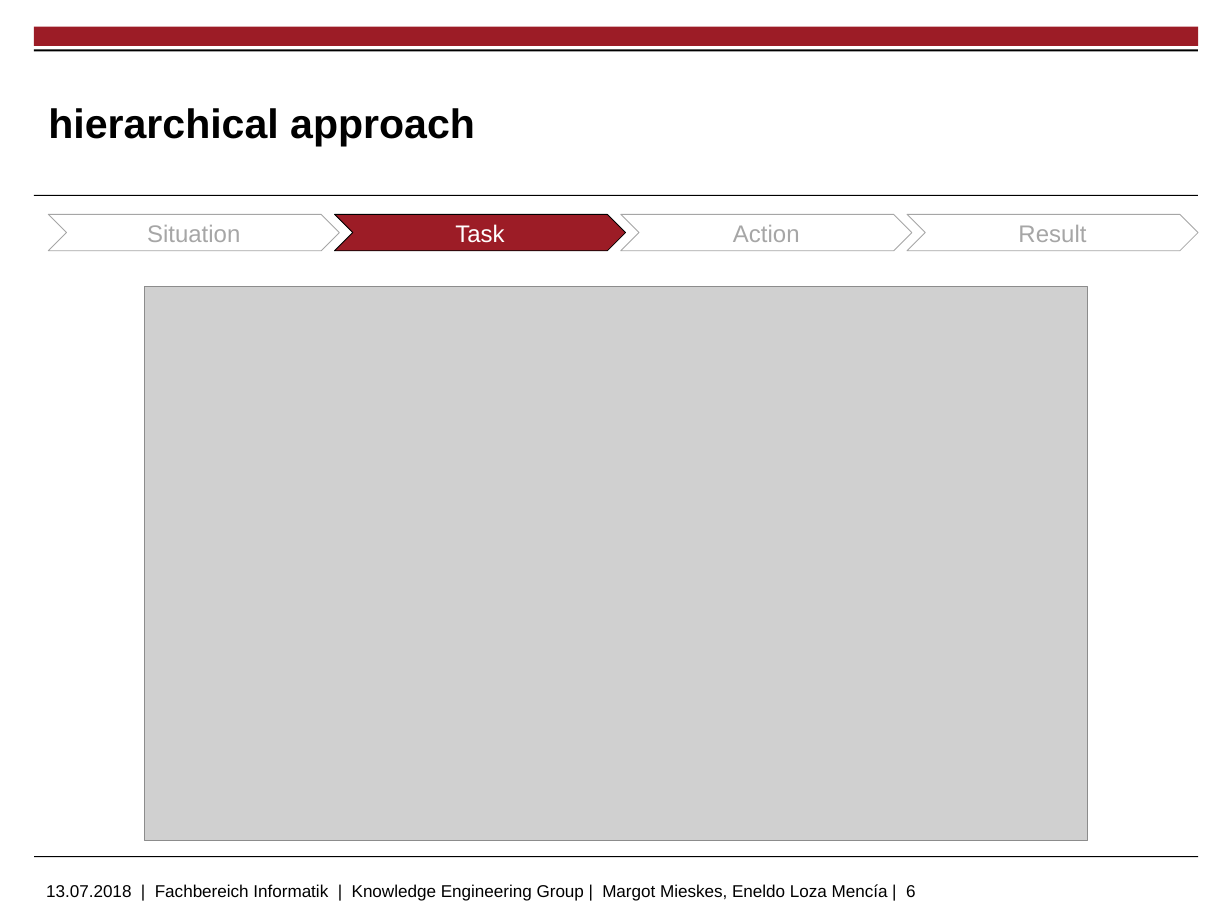
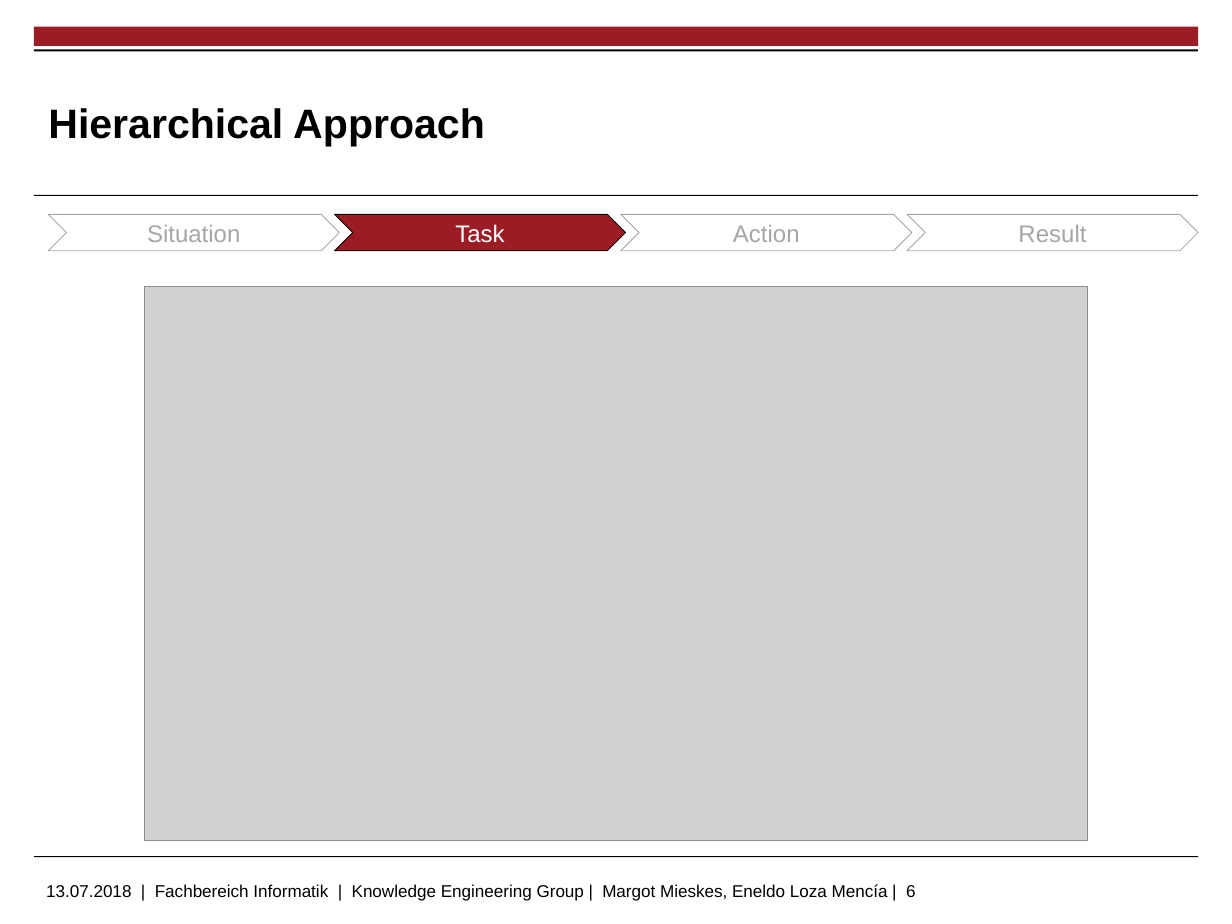
Before and after one commit to markushoehn/Auto_TextSum, a slide deck: slide 6 of presentation/20180713 Gruppe 5 - final.pptx. Drawn at 1232x924 pixels with LibreOffice and Linux fonts; fonts in the diff are those of the drawing; grey boxes stand for pictures; background and template pictures are left out. Boxes give left, top, right and bottom in pixels: in the first picture for what was removed or moved away, otherwise in the second. Text is boxed around its words. In the diff, an @@ line names an element or a change of style, - is before the commit and + after.

```diff
--- a/presentation/20180713 Gruppe 5 - final.pptx
+++ b/presentation/20180713 Gruppe 5 - final.pptx
@@ title at box(48, 108, 485, 147): text changed @@
-hierarchical approach
+Hierarchical Approach
```
Also in this commit, not shown: 3 other slides changed, 8 slides added, 2 other files.
